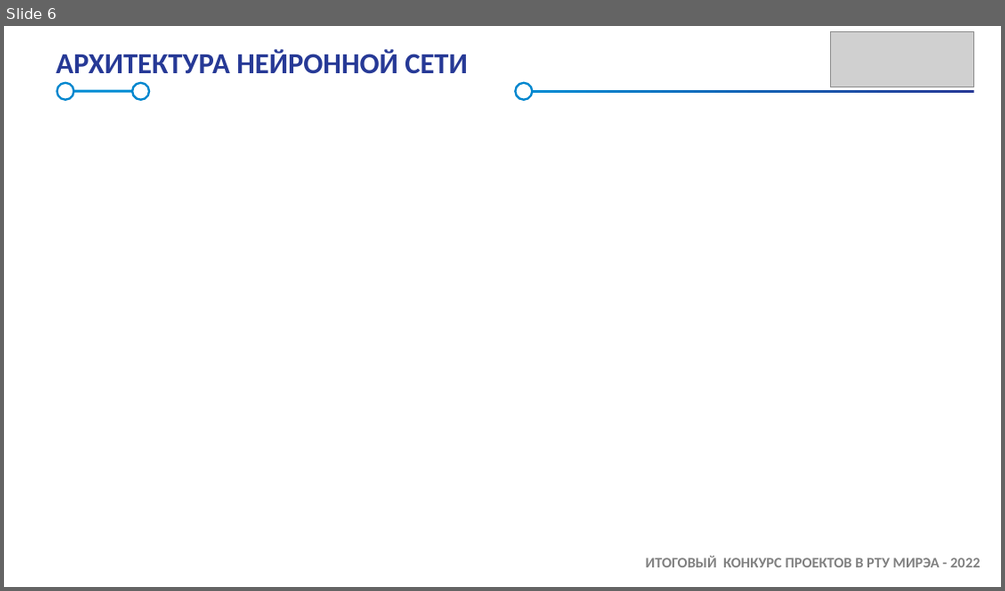
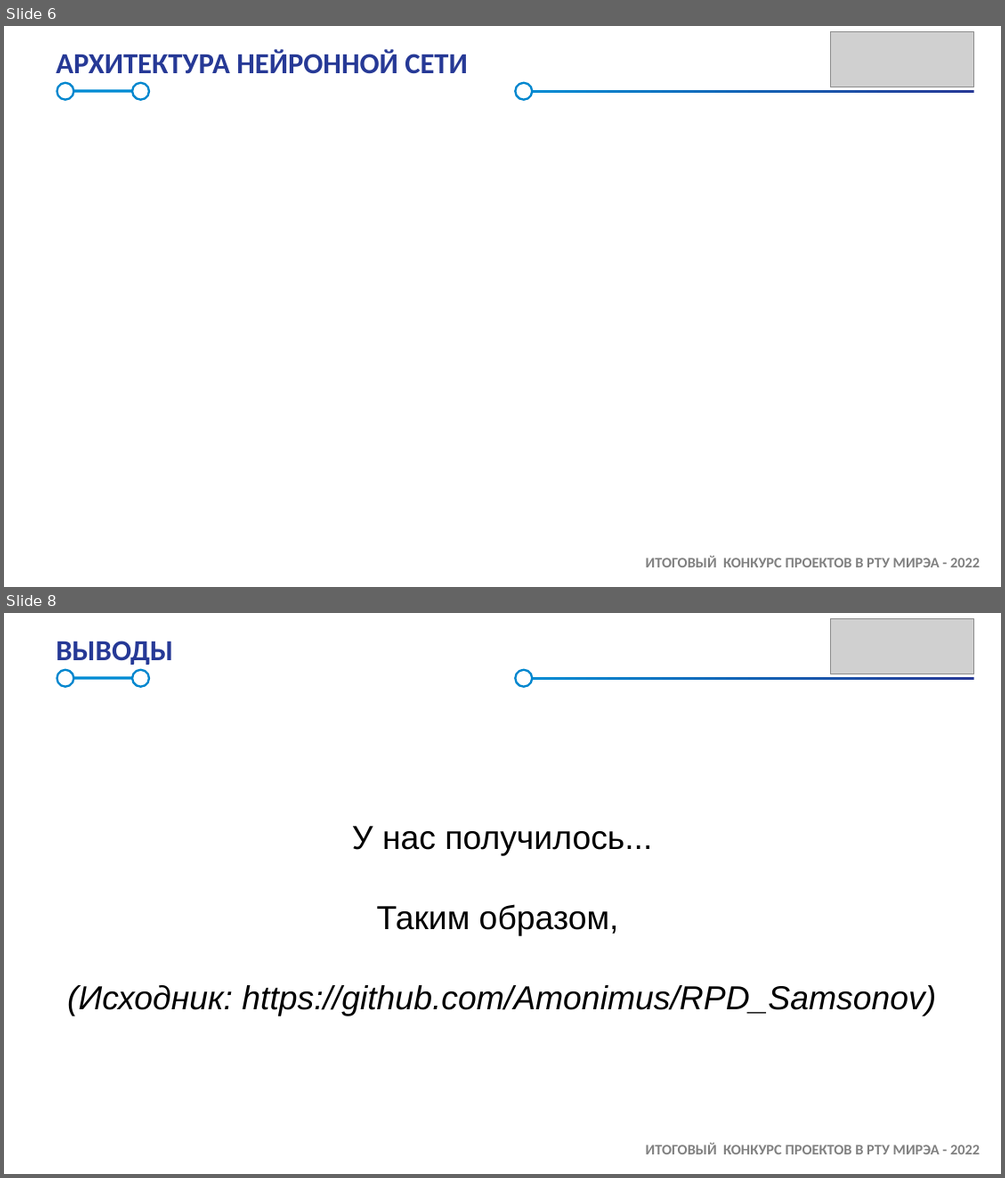
Before and after one commit to Amonimus/RPD_Samsonov, a slide deck: Samsung_Презентация.pptx. Shown one above the other, each under a label of ours: slide 6 before the commit, slides 6 and 8 after it; the slides between them are not shown. The pictures are 1005x591 and 1005x1178 pixels, drawn with LibreOffice and Linux fonts; fonts in the diff are those of the drawing; grey boxes stand for pictures; background and template pictures are left out. Boxes give left, top, right and bottom in pixels: in the first picture for what was removed or moved away, otherwise in the second. Text is boxed around its words. In the diff, an @@ line names an element or a change of style, - is before the commit and + after.

```diff
--- a/Samsung_Презентация.pptx
+++ b/Samsung_Презентация.pptx
@@ slide 8 added at <box>4,613,1001,1174</box>, background #FFFFFF; not listed: 7 template elements that a slide beside it also shows @@
@@ picture added at <box>830,619,973,674</box> @@
@@ text added at <box>56,641,173,665</box>, 28 pt, text #263996, bold @@
+ВЫВОДЫ
@@ text added at <box>67,826,936,1015</box>, 32 pt, text #000000, italic @@
+У нас получилось...
+Таким образом,
+(Исходник: https://github.com/Amonimus/RPD_Samsonov)
```
Also in this commit, not shown: 5 slides changed, 1 other slide added, 2 slides removed, 5 other files.
